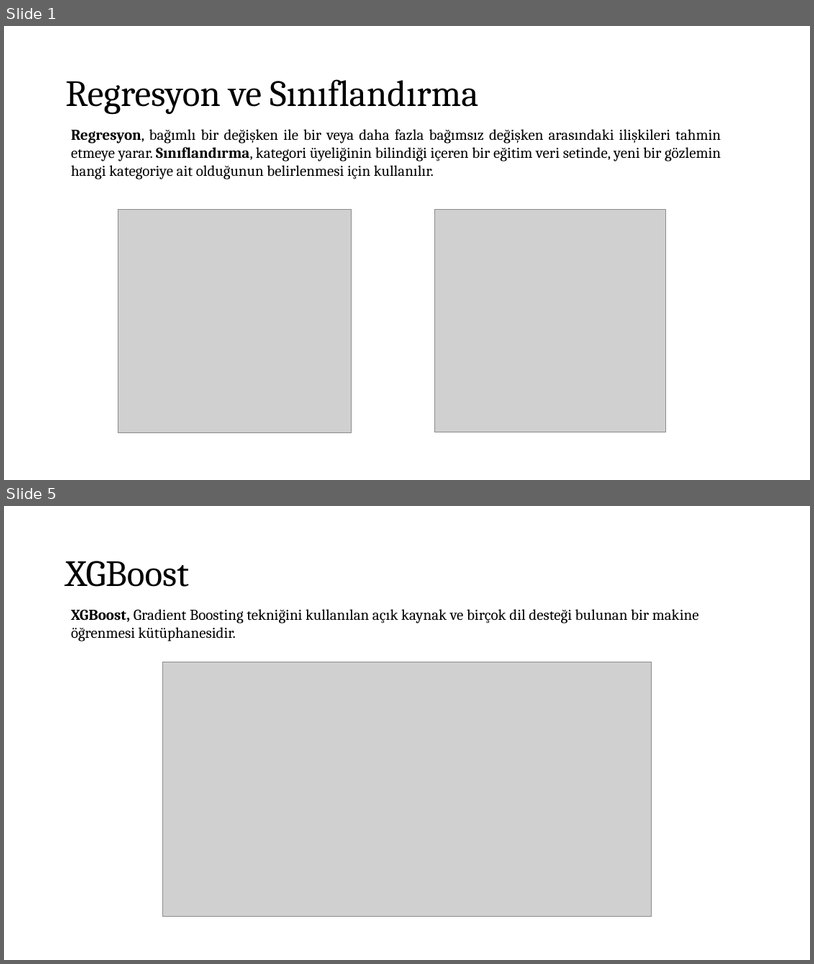
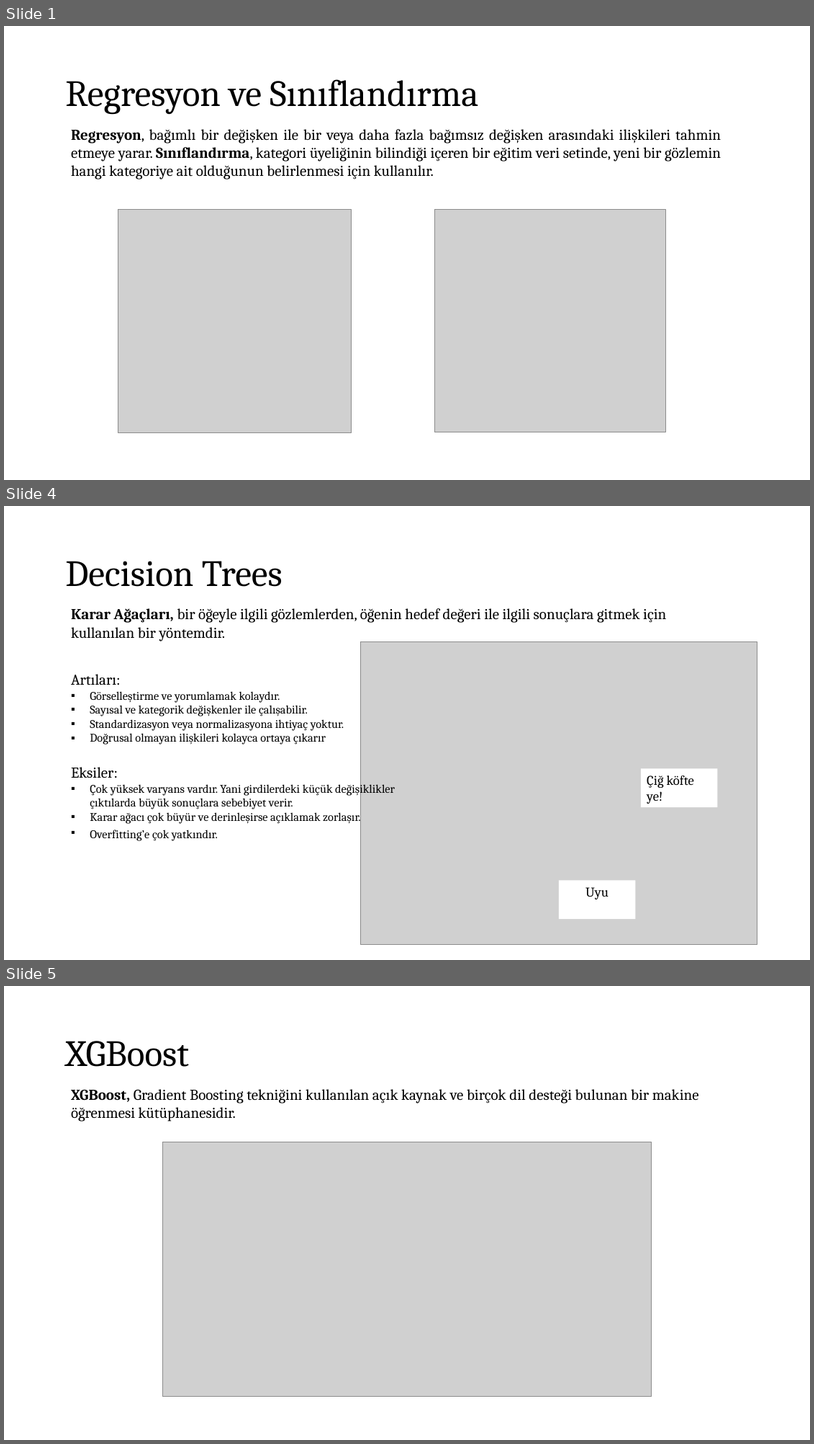
Before and after one commit to KutayAkalin/zemin_istanbul, a slide deck: img/decision_trees.pptx. Shown one above the other, each under a label of ours: slides 1 and 5 before the commit, slides 1, 4 and 5 after it; the slides between them are not shown. The pictures are 814x964 and 814x1444 pixels, drawn with LibreOffice and Linux fonts; fonts in the diff are those of the drawing; grey boxes stand for pictures. Boxes give left, top, right and bottom in pixels: in the first picture for what was removed or moved away, otherwise in the second. Text is boxed around its words. In the diff, an @@ line names an element or a change of style, - is before the commit and + after.

Commit message:
updated from cmd

```diff
--- a/img/decision_trees.pptx
+++ b/img/decision_trees.pptx
@@ slide 4 added at [4, 506, 810, 960], background #FFFFFF @@
@@ title added at [65, 561, 283, 587], 44 pt, text #000000 @@
+Decision Trees
@@ text added at [71, 608, 666, 641], 18 pt, text #000000 @@
+Karar Ağaçları, bir öğeyle ilgili gözlemlerden, öğenin hedef değeri ile ilgili sonuçlara gitmek için kullanılan bir yöntemdir.
@@ picture added at [360, 641, 758, 944] @@
@@ text added at [71, 674, 395, 841], 14 pt, text #000000 @@
+Artıları:
+▪ Görselleştirme ve yorumlamak kolaydır.
+▪ Sayısal ve kategorik değişkenler ile çalışabilir.
+▪ Standardizasyon veya normalizasyona ihtiyaç yoktur.
+▪ Doğrusal olmayan ilişkileri kolayca ortaya çıkarır
+Eksiler:
+▪ Çok yüksek varyans vardır. Yani girdilerdeki küçük değişiklikler çıktılarda büyük sonuçlara sebebiyet verir.
+▪ Karar ağacı çok büyür ve derinleşirse açıklamak zorlaşır.
+▪ Overfitting’e çok yatkındır.
@@ rectangle added at [642, 769, 718, 807], fill #FFFFFF, 16 pt, text #000000 @@
+Çiğ köfte ye!
@@ rectangle added at [559, 880, 636, 919], fill #FFFFFF, 16 pt, text #000000 @@
+Uyu
```
Also in this commit, not shown: 1 slide changed, 1 other slide added, 2 slides removed.
